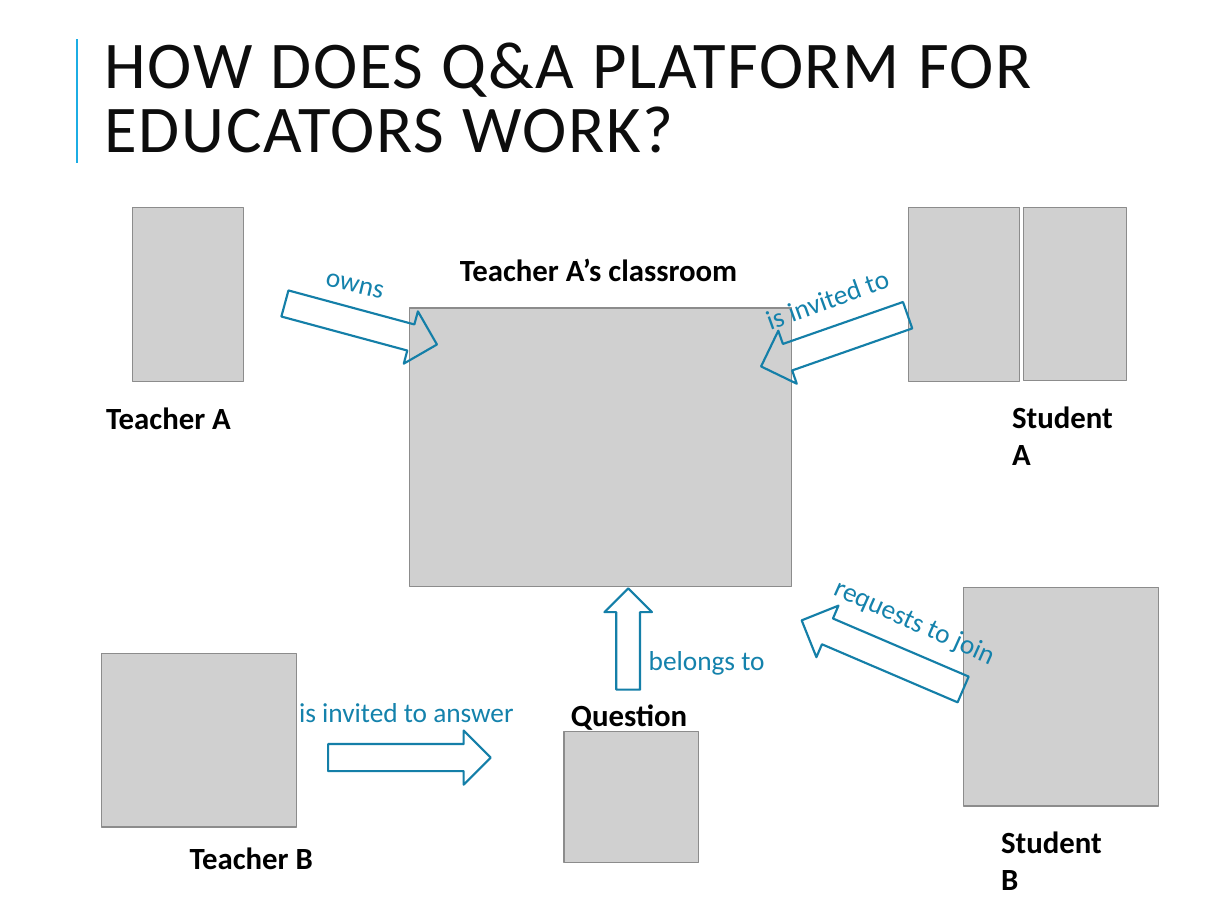
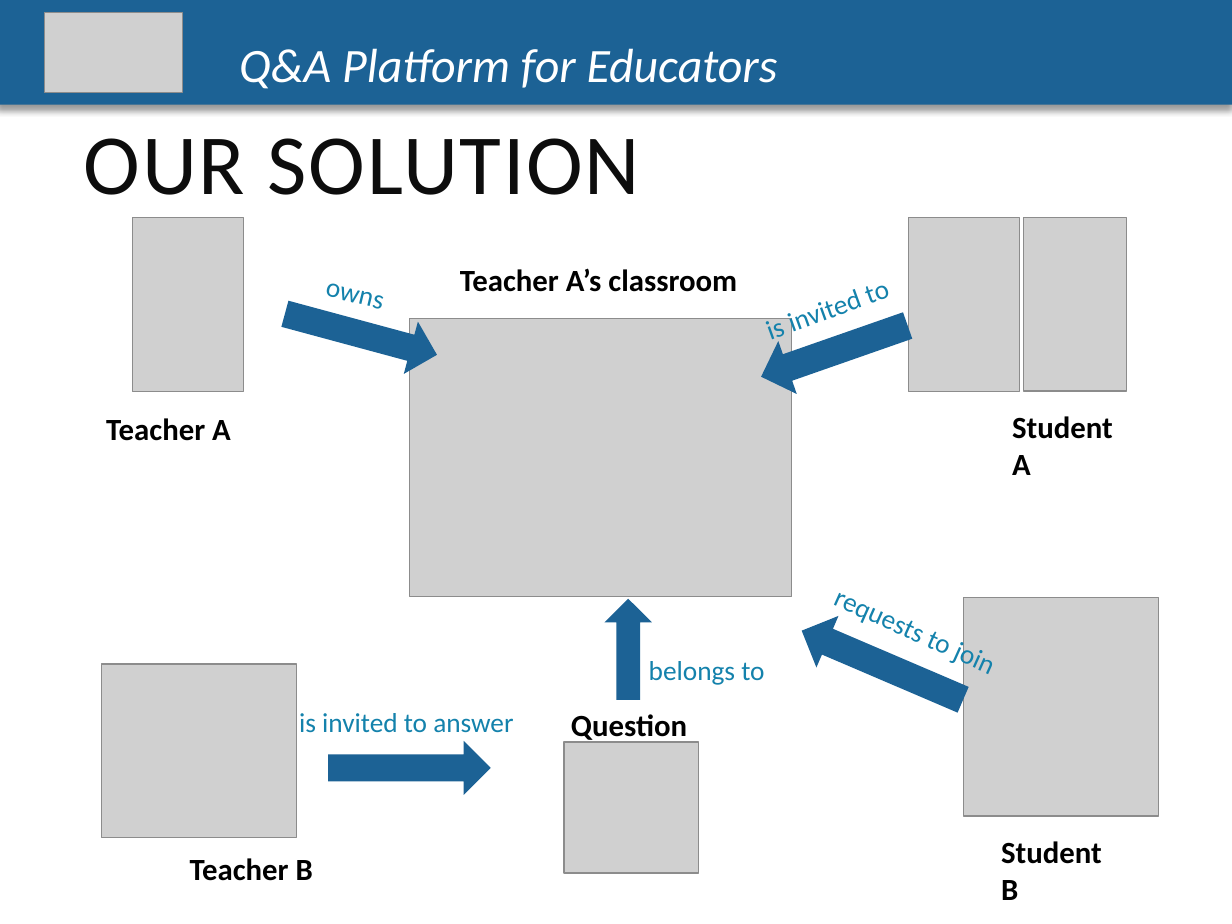
Before and after one commit to CapstoneTeam11/Document, a slide deck: slide 11 of Q-A-PLATFORM-FOR-EDUCATORS-1 (1).pptx (slide 8 before the commit). Drawn at 1232x924 pixels with LibreOffice and Linux fonts; fonts in the diff are those of the drawing; grey boxes stand for pictures. Boxes give left, top, right and bottom in pixels: in the first picture for what was removed or moved away, otherwise in the second. Text is boxed around its words. In the diff, an @@ line names an element or a change of style, - is before the commit and + after.

```diff
--- a/Q-A-PLATFORM-FOR-EDUCATORS-1 (1).pptx
+++ b/Q-A-PLATFORM-FOR-EDUCATORS-1 (1).pptx
@@ rectangle "Q&A Platform for Educators": place and size @@
-rectangle "Q&A Platform for Educators" at bbox=[105, 42, 1032, 153]
+rectangle "Q&A Platform for Educators" at bbox=[0, 0, 1232, 105]
@@ rectangle "Q&A Platform for Educators" at bbox=[0, 0, 1232, 105]: vertical alignment middle to top; fill none to #1D6294; shadow on @@
@@ picture added at bbox=[44, 12, 182, 92] @@
@@ line removed from (76, 163) to (76, 39) @@
@@ text in rectangle at bbox=[239, 48, 778, 89]: text changed; size 39 to 28 pt; text colour #0D0D0D to #FFFFFF; italic on @@
-HOW DOES Q&A PLATFORM FOR EDUCATORS WORK?
+Q&A Platform for Educators
@@ text added at bbox=[84, 138, 640, 195], 50 pt, text #0D0D0D @@
+OUR SOLUTION
@@ 11 texts, 7 pictures, 2 right arrows, 2 left arrows, 1 up arrow: place and size @@
-11 texts, 7 pictures, 2 right arrows, 2 left arrows, 1 up arrow at bbox=[101, 207, 1158, 890]
+11 texts, 7 pictures, 2 right arrows, 2 left arrows, 1 up arrow at bbox=[101, 218, 1158, 900]
@@ fill none to #1D6294; outline #1580A9 1.25 pt to none in 5 elements at bbox=[328, 740, 490, 795], bbox=[791, 605, 975, 726], bbox=[278, 287, 444, 381], bbox=[751, 299, 917, 404], bbox=[605, 599, 653, 700] @@
```
Also in this commit, not shown: 16 other slides changed, 38 slides added, 23 slides removed, 2 other files.
